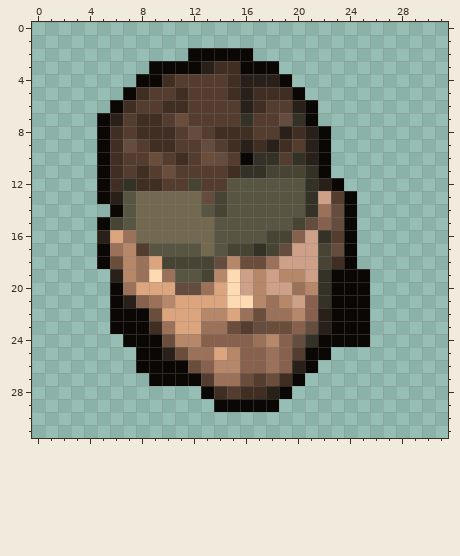
Pixel-art sprite: Renders and Cosmetics/Snake/STCs/Snake_Big_Boss_PM_1_STC.png. The first picture shows the starting point.
The file is 32x32 pixels. Colours within 5 levels of each other are drawn and written as one.
The result:
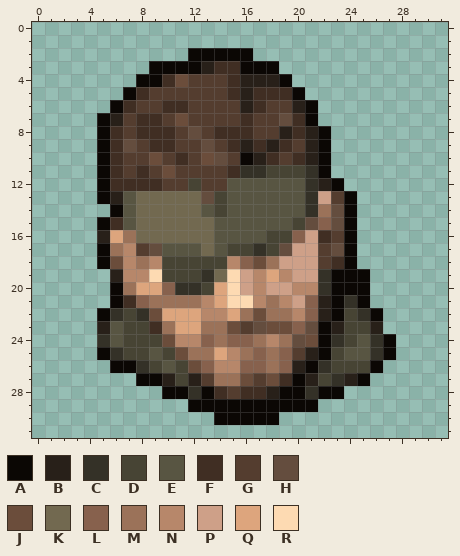
Palette (. is transparent): A #0b0704  B #282019  C #343127  D #474434  E #585542  F #402e23  G #543d2f  H #644d3e  J #6b4d3b  K #726950  L #87614d  M #9b7259  N #b7876a  P #cea088  Q #dda57d  R #fddab2
The author wrote: Big Boss stocks are looking Solid Former-commit-id: edd56f1b67e694db534c6cc482f0f70e68c63a42
Change:
{"y":4,"x":11,"old":"G","new":"J"}
{"y":5,"x":11,"old":"F","new":"G"}
{"y":7,"x":16,"old":"C","new":"F"}
{"y":7,"x":20,"old":"C","new":"F"}
{"y":10,"x":17,"old":"CC","new":"BF"}
{"y":10,"x":20,"old":"C","new":"F"}
{"y":12,"x":7,"old":"C","new":"F"}
{"y":15,"x":6,"old":"D","new":"F"}
{"y":16,"x":22,"old":"C","new":"F"}
{"y":17,"x":9,"old":"E","new":"H"}
{"y":17,"x":22,"old":"D","new":"G"}
{"y":18,"x":9,"old":"Q","new":"N"}
{"y":18,"x":14,"old":"H","new":"D"}
{"y":18,"x":16,"old":"J","new":"L"}
{"y":18,"x":22,"old":"D","new":"G"}
{"y":19,"x":8,"old":"M","new":"N"}
{"y":19,"x":10,"old":"MEEDN","new":"DDDCK"}
{"y":19,"x":18,"old":"P","new":"Q"}
{"y":19,"x":20,"old":"N","new":"P"}
{"y":20,"x":10,"old":"QHHM","new":"LCCD"}
{"y":20,"x":20,"old":"M","new":"N"}
{"y":21,"x":7,"old":"B","new":"F"}
{"y":21,"x":10,"old":"NQQQ","new":"MMMN"}
{"y":21,"x":22,"old":"C","new":"B"}
{"y":21,"x":24,"old":"A","new":"C"}
{"y":22,"x":5,"old":".AAA","new":"ACDC"}
{"y":22,"x":24,"old":"AA.","new":"DCA"}
{"y":23,"x":5,"old":".AAA","new":"BEDD"}
{"y":23,"x":22,"old":"BAAA.","new":"ABDDB"}
{"y":24,"x":5,"old":"..AAA","new":"CEDDD"}
{"y":24,"x":14,"old":"L","new":"M"}
{"y":24,"x":19,"old":"L","new":"M"}
{"y":24,"x":21,"old":"C","new":"J"}
{"y":24,"x":23,"old":"AAA..","new":"CDECA"}
{"y":25,"x":5,"old":"...AAB","new":"ACDDED"}
{"y":25,"x":16,"old":"L","new":"M"}
{"y":25,"x":21,"old":"A","new":"B"}
{"y":25,"x":23,"old":".....","new":"DEECA"}
{"y":26,"x":6,"old":"..AAAA","new":"AACDED"}
{"y":26,"x":22,"old":".....","new":"CDDDA"}
{"y":27,"x":8,"old":".","new":"A"}
{"y":27,"x":10,"old":"AAA","new":"BDB"}
{"y":27,"x":21,"old":".....","new":"BDCBA"}
{"y":28,"x":10,"old":"...","new":"AAC"}
{"y":28,"x":20,"old":"....","new":"ACAA"}
{"y":29,"x":12,"old":"..","new":"AA"}
{"y":29,"x":19,"old":"...","new":"AAA"}
{"y":30,"x":14,"old":".....","new":"AAAAA"}
